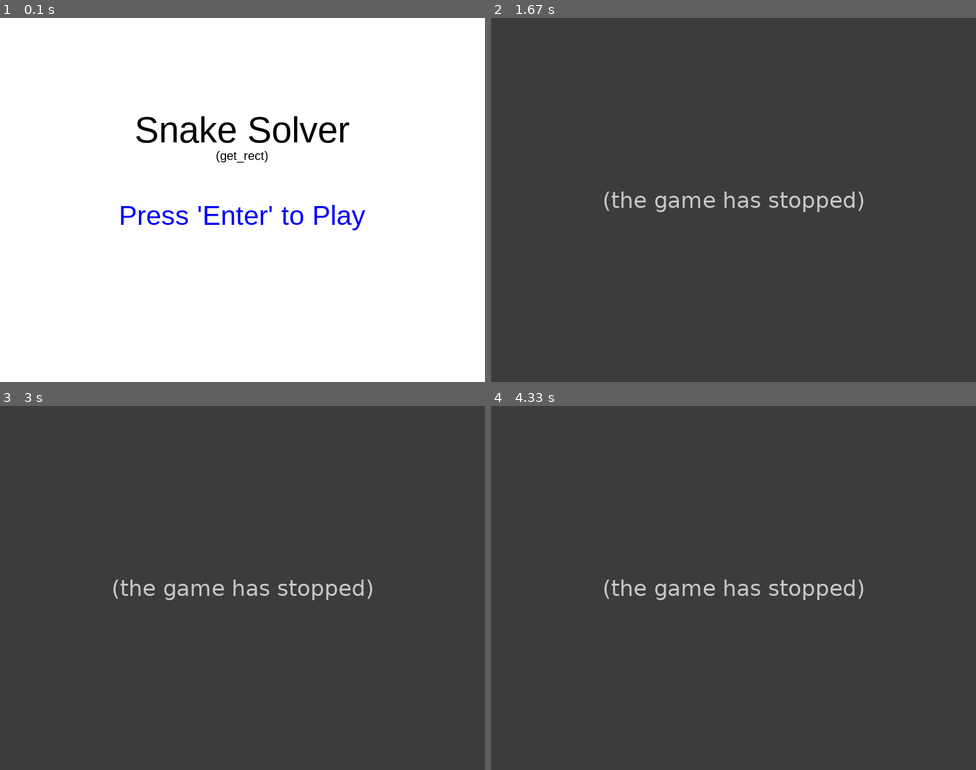
Above: before the commit, frames 1-4 (two rows, left to right).
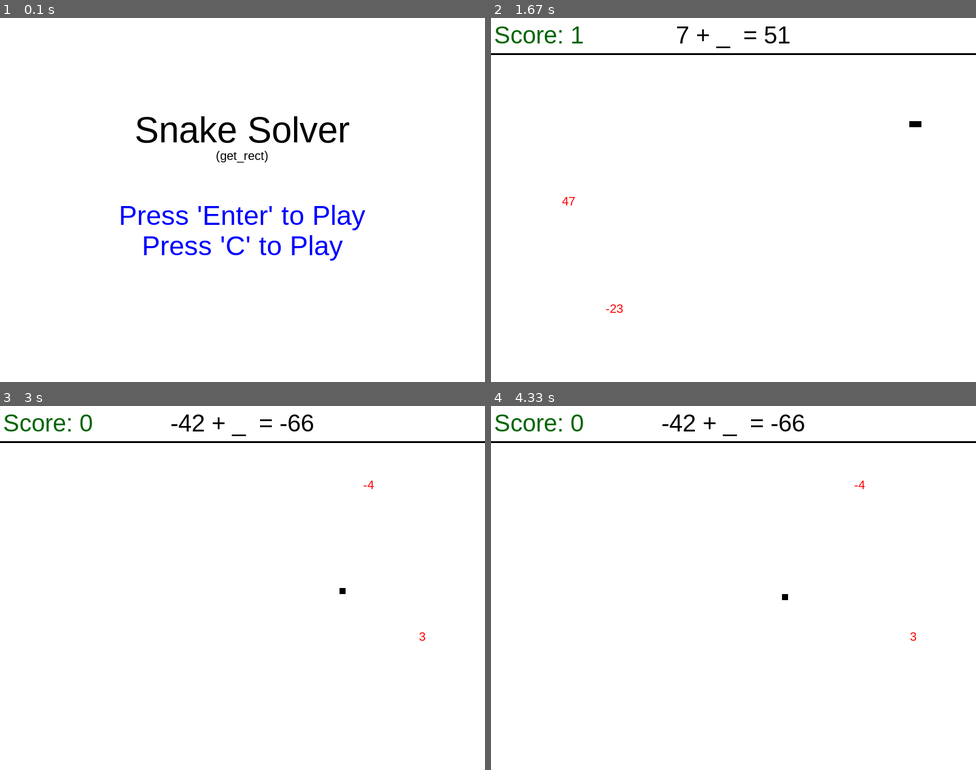
Above: after the commit, the same moments.

Repository: texascloud/gamejam
Game: pygame game, started from menu.py
Two runs of this game, one before a commit and one after it. Both use one fixed random seed, a clock stepped at 60 frames per second and the inputs below.
Inputs:
- Up to frame 1 (0.1 s): no input
- Up to frame 2 (1.67 s): tap Enter at 0.33 s; hold Right 0.67-1.13 s; hold Up 1.17-1.47 s; hold Right from 1.5 s (still down)
- Up to frame 3 (3 s): release Right at 1.97 s; tap Enter at 2 s; tap C at 2.33 s
- Up to frame 4 (4.33 s): hold Down 3.23-3.53 s; hold Left 3.57-3.97 s; hold Up from 4 s (still down)

The runs differ from the first frame. In frame 1, 0.7% of the frame differs, in the area x 29-71%, y 59-67%; in frame 2, 100%, in the area x 0-100%, y 0-100%; in frame 3, 100%; in frame 4, 100%.
Error before the commit: TypeError: main() takes 0 positional arguments but 1 was given (menu.py line 44); the game stopped at 0.33 s (later frames are placeholders)

Commit message:
Added Hardmode in Menu

Diff:
--- a/game.py
+++ b/game.py
@@ -1,7 +1,7 @@
 import sys, pygame, random
 from pygame.locals import *
 
-def main():
+def main(hardMode):
 
 	pygame.display.set_caption('Snake Solver')
 	size = width, height = 800, 600
@@ -26,7 +26,6 @@
 	ops = ["+", "-"]
 	eq = ""
 	correct_val = 0
-	#real_rect = pygame.Rect(  random.randint(img_size, width - img_size), random.randint(img_size + 60, height - img_size), img_size+5, img_size+5 )
 
 	def equation():
 		correct_val = random.randint(-50, 50)
@@ -34,12 +33,12 @@
 		var = random.randint(-50, 50)
 		result = eval(str(var) + " " + op + " " + str(correct_val))
 		eq = str(var) + " " + str(op) + " _ " + " = " + str(result)
-		return (eq, correct_val)
+		return eq
 
 	score = 0
-	fps = 20
+	fps = 40
 	font = pygame.font.SysFont('Arial', 30)
-	######################################### Generates random positions -- Should be list of Rects
+	#Generates random positions -- Should be list of Rects
 	def position_generator(amount):
 		numList = []
 
@@ -49,15 +48,11 @@
 				applepos = pygame.Rect(  random.randint(img_size, width), random.randint(img_size, height), img_size, img_size )
 			#add code here to check if the applepos rect collides with the snake, if so generate a new one until it no longer collides
 			numList.append(applepos)
-
-		#real_rect = pygame.Rect(  random.randint(img_size, width - img_size), random.randint(img_size + 60, height - img_size), img_size+5, img_size+5 )
-
-		#numList.insert(0, real_rect) #real_rect is at the beginning of the numList
 		return numList
 
 	#START GRID ITEM VARIABLES
 	img_size = 20
-	num_apples = 6
+	num_apples = 2
 
 	rect_object_list = position_generator(num_apples) #list of Rect objects
 
@@ -152,34 +147,29 @@
 
 		if newEquation:
 			#create list of randomly generated numbers
-			eq, correct_val = equation()
-			fps += 2
+			random_nums = [random.randint(0, 10) for x in range(num_apples)] #[1, 5, 7, 2]
+			eq = equation()
+
 			#num_apples += 1
 			rect_object_list = position_generator(num_apples)
 			random_nums = [random.randint(-50, 50) for x in range(num_apples)] #[1, 5, 7, 2]
+
 			newEquation = False
 
 		########### DRAW APPLES AND 1 CORRECT VALUE ##############
-		rect_font = pygame.font.SysFont('Arial', img_size)
-		text = rect_font.render( str(correct_val), True, red)
-		screen.blit(text, rect_object_list[0])
-		for i in range(1,num_apples):
-			text = rect_font.render( str(random_nums[i]), True, red)
+		for i in range(num_apples):
+			font2 = pygame.font.SysFont('Arial', img_size)
+			text = font2.render( str(random_nums[i]), True, red)
 			screen.blit(text, rect_object_list[i])
-
 
 		for apple in range(len(rect_object_list)):
 			if snake[len(snake)-1].colliderect(rect_object_list[apple]) != 0:
-				if apple == 0:
-					#print 'CORRECT VALUE BISH'
-					body = pygame.Rect(x_pos, y_pos, snakeSize, snakeSize)
-					snake.append(body)
-					newEquation = True
-					#rect_object_list = position_generator(num_apples)
-					score += 1
-				else:
-					gameOver()
-					gameExit= True
+
+				body = pygame.Rect(x_pos, y_pos, snakeSize, snakeSize)
+				snake.append(body)
+				newEquation = True
+				#rect_object_list = position_generator(num_apples)
+				score += 1
 
 		scoreText = scoreFont.render("Score: " + str(score), True, (0, 100, 0))
 		scoreText_rect = scoreText.get_rect()
--- a/menu.py
+++ b/menu.py
@@ -36,6 +36,10 @@
 	start = startFont.render("Press 'Enter' to Play", True, (0, 0, 255))
 	start_rect = start.get_rect()
 
+	#########START#########
+	hard = startFont.render("Press 'C' to Play", True, (0, 0, 255))
+	hard_rect = hard.get_rect()
+
 	for event in pygame.event.get():
 		if event.type == pygame.QUIT:
 			gameExit = True
@@ -49,5 +53,6 @@
 	screen.blit(title, [width/2-(title_rect.w/2),height/4])
 	screen.blit(subTitle, [width/2-(sub_title_rect.w/2),height/3+ 15])
 	screen.blit(start, [width/2-(start_rect.w/2),height/2])
+	screen.blit(hard, [width/2-(hard_rect.w/2),height/2 + 50])
 
 	pygame.display.update()
Not shown, changed: game.pyc
